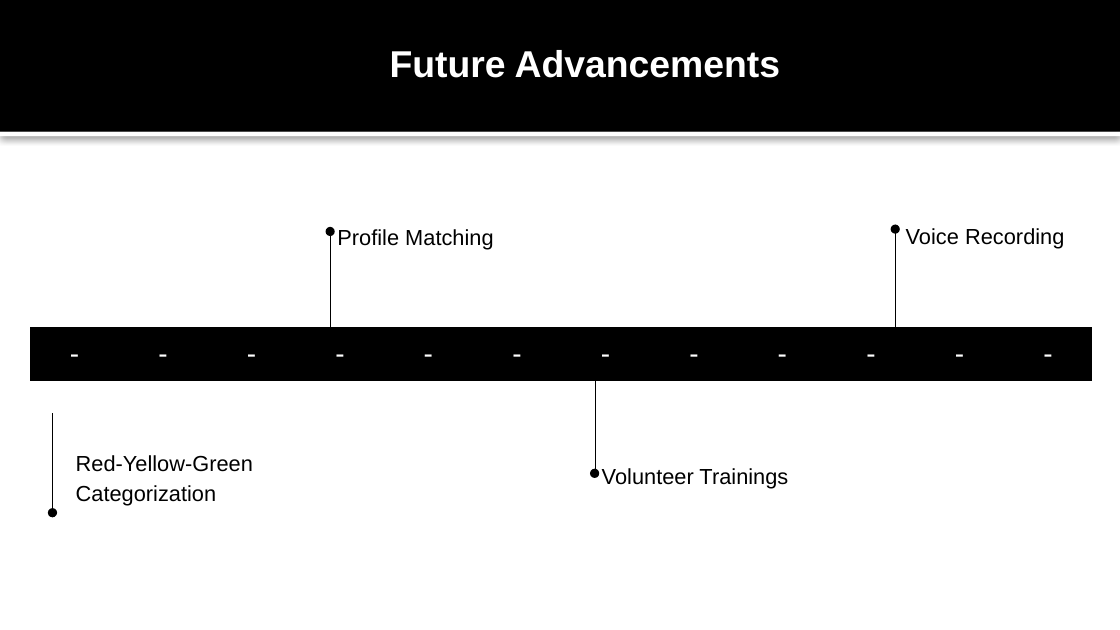
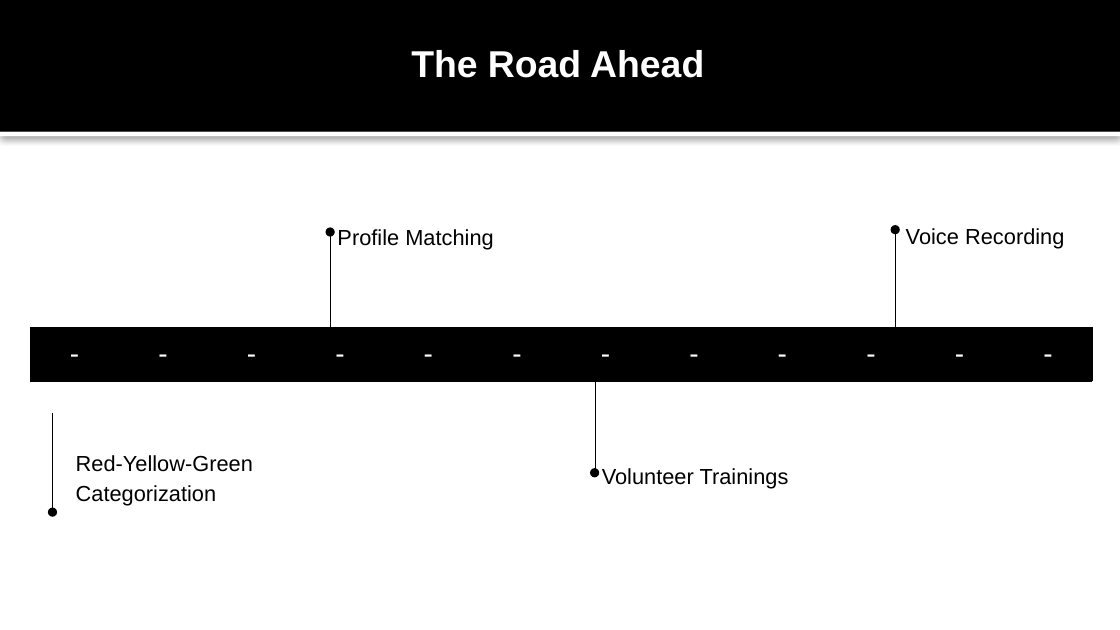
Before and after one commit to Bengaluru17/team-4, a slide deck: slide 7 of Kshamata.pptx. Drawn at 1120x630 pixels with LibreOffice and Linux fonts; fonts in the diff are those of the drawing. Boxes give left, top, right and bottom in pixels: in the first picture for what was removed or moved away, otherwise in the second. Text is boxed around its words. In the diff, an @@ line names an element or a change of style, - is before the commit and + after.

Commit message:
presentation

```diff
--- a/Kshamata.pptx
+++ b/Kshamata.pptx
@@ text at (411,50,704,78): text changed @@
-Future Advancements
+The Road Ahead
```
Also in this commit, not shown: 4 other slides changed, 1 other file.
